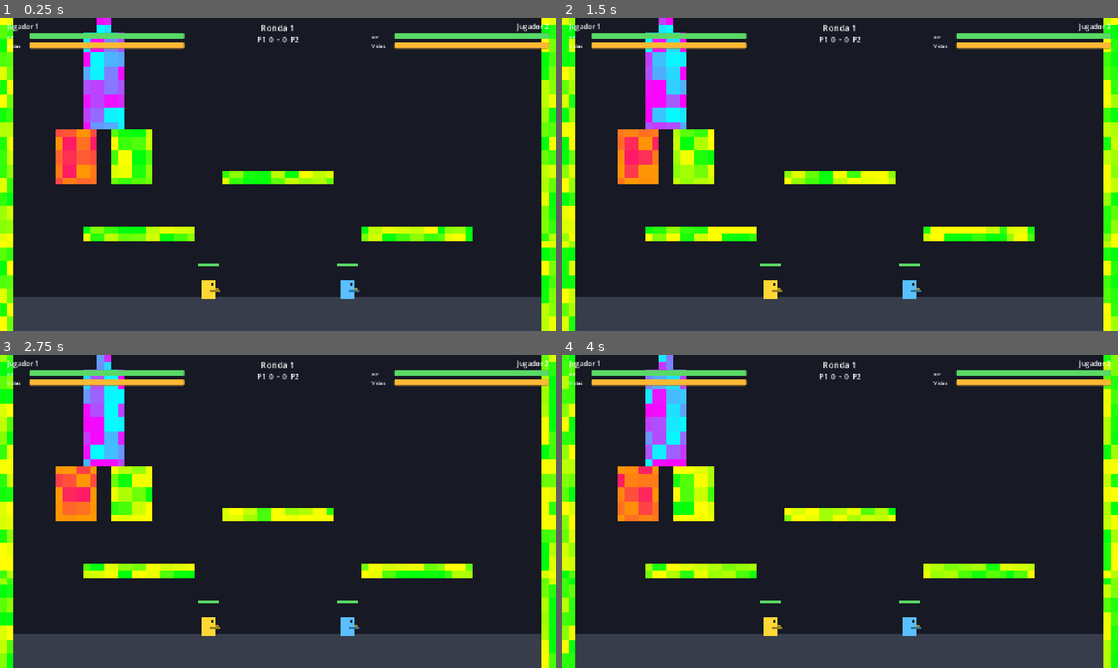
Above: before the commit, frames 1-4 (two rows, left to right).
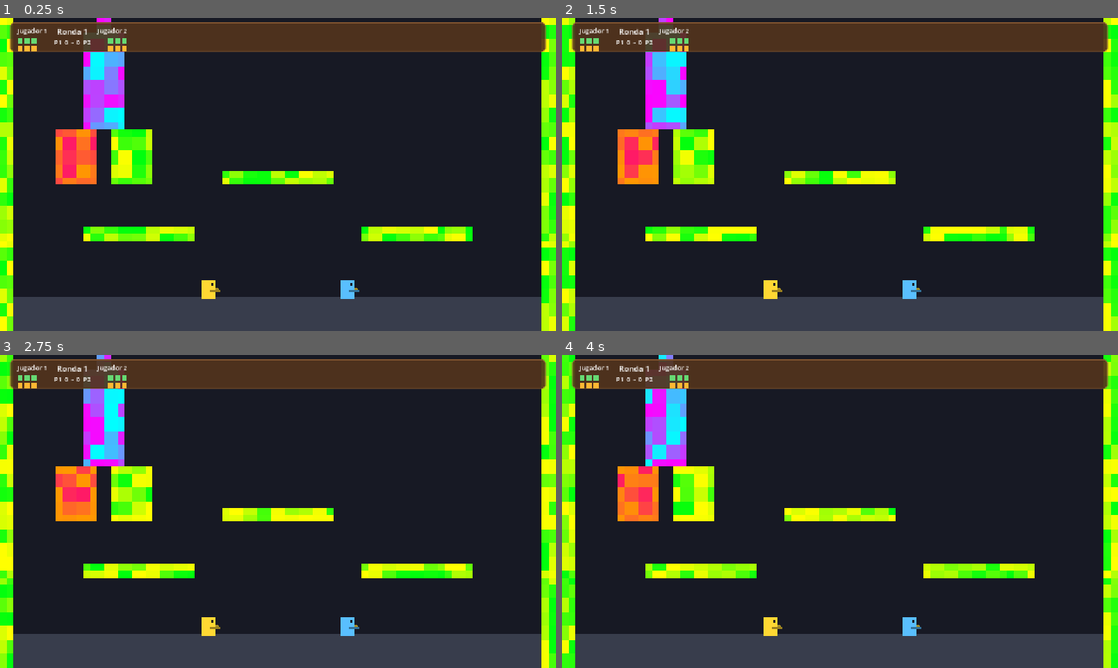
Above: after the commit, the same moments.

Repository: AdriR1ze/ONIET_Rounds
Game: Godot game, scene res://levels/test_level.tscn
The game is run twice, just before and just after one commit, with the same random seed, the same clock (stepped at 60 frames per second) and the same inputs. This scene is started directly instead of the project's main scene.
Inputs (mouse positions are in pixels of both pictures, inside the frame that each line leads up to):
- Up to frame 1 (0.25 s): no input
- Up to frame 2 (1.5 s): tap Enter at 0.5 s; move the mouse to (962, 158) at 0.52 s; click (962, 158) at 0.67 s; move the mouse to (728, 190) at 1.27 s; click (728, 190) at 1.42 s
- Up to frame 3 (2.75 s): move the mouse to (333, 442) at 2.02 s; click (333, 442) at 2.17 s
- Up to frame 4 (4 s): move the mouse to (812, 574) at 2.77 s; click (812, 574) at 2.92 s; move the mouse to (1006, 558) at 3.52 s; click (1006, 558) at 3.67 s

The runs differ from the first frame. In frame 1, 9.3% of the frame differs, in the area x 1-99%, y 1-80%; in frame 2, 9.3%; in frame 3, 9.3%; in frame 4, 9.3%.

Commit message:
audio manager

Diff:
--- /dev/null
+++ b/rounds/audio/audio_manager.gd
@@ -0,0 +1,122 @@
+extends Node
+
+const DIR_SFX := "res://audio/sfx/"
+const DIR_MUSICA := "res://audio/music/"
+const VOCES_SFX := 16
+const BUSES := ["Music", "SFX"]
+
+var _cache_sfx: Dictionary = {}
+var _cache_musica: Dictionary = {}
+var _voces: Array[AudioStreamPlayer] = []
+var _musica: AudioStreamPlayer
+var _musica_actual: String = ""
+var _indice_voz: int = 0
+
+
+func _ready() -> void:
+	process_mode = Node.PROCESS_MODE_ALWAYS
+	_asegurar_buses()
+	_musica = AudioStreamPlayer.new()
+	_musica.name = "Musica"
+	_musica.bus = "Music"
+	_musica.process_mode = Node.PROCESS_MODE_ALWAYS
+	add_child(_musica)
+	for i in VOCES_SFX:
+		var voz := AudioStreamPlayer.new()
+		voz.name = "SFX%d" % i
+		voz.bus = "SFX"
+		voz.process_mode = Node.PROCESS_MODE_ALWAYS
+		add_child(voz)
+		_voces.append(voz)
+	get_tree().node_added.connect(_on_nodo_agregado)
+	_conectar_botones(get_tree().root)
+	_conectar_juego()
+
+
+func reproducir(nombre: String, variacion_tono: float = 0.0) -> void:
+	var stream := _cargar(DIR_SFX + nombre + ".wav", _cache_sfx)
+	if stream == null:
+		return
+	var voz := _siguiente_voz()
+	voz.stream = stream
+	voz.pitch_scale = 1.0 if variacion_tono <= 0.0 else 1.0 + randf_range(-variacion_tono, variacion_tono)
+	voz.play()
+
+
+func reproducir_musica(nombre: String) -> void:
+	if nombre == _musica_actual and _musica.playing:
+		return
+	var stream := _cargar(DIR_MUSICA + nombre + ".wav", _cache_musica)
+	if stream == null:
+		return
+	if stream is AudioStreamWAV:
+		stream.loop_mode = AudioStreamWAV.LOOP_FORWARD
+		stream.loop_begin = 0
+		stream.loop_end = int(stream.get_length() * stream.mix_rate)
+	_musica.stream = stream
+	_musica.play()
+	_musica_actual = nombre
+
+
+func detener_musica() -> void:
+	_musica.stop()
+	_musica_actual = ""
+
+
+func pausar_musica(pausar: bool) -> void:
+	_musica.stream_paused = pausar
+
+
+func _asegurar_buses() -> void:
+	for bus in BUSES:
+		if AudioServer.get_bus_index(bus) != -1:
+			continue
+		var indice := AudioServer.bus_count
+		AudioServer.add_bus(indice)
+		AudioServer.set_bus_name(indice, bus)
+		AudioServer.set_bus_send(indice, "Master")
+
+
+func _cargar(ruta: String, cache: Dictionary) -> AudioStream:
+	if cache.has(ruta):
+		return cache[ruta]
+	if not ResourceLoader.exists(ruta):
+		return null
+	var stream: AudioStream = load(ruta)
+	cache[ruta] = stream
+	return stream
+
+
+func _siguiente_voz() -> AudioStreamPlayer:
+	for i in _voces.size():
+		var voz := _voces[(_indice_voz + i) % _voces.size()]
+		if not voz.playing:
+			_indice_voz = (_indice_voz + i + 1) % _voces.size()
+			return voz
+	var reemplazo := _voces[_indice_voz]
+	_indice_voz = (_indice_voz + 1) % _voces.size()
+	return reemplazo
+
+
+func _conectar_juego() -> void:
+	if RunManager == null:
+		return
+	RunManager.ronda_iniciada.connect(func(_ronda: int) -> void: reproducir("ronda_inicio"))
+	RunManager.ronda_terminada.connect(func(_ronda: int, _ganador: int) -> void: reproducir("ronda_ganada"))
+	RunManager.mejoras_cambiadas.connect(func(_numero: int) -> void: reproducir("mejora"))
+
+
+func _conectar_botones(nodo: Node) -> void:
+	if nodo is BaseButton and not nodo.pressed.is_connected(_reproducir_click):
+		nodo.pressed.connect(_reproducir_click)
+	for hijo in nodo.get_children():
+		_conectar_botones(hijo)
+
+
+func _on_nodo_agregado(nodo: Node) -> void:
+	if nodo is BaseButton and not nodo.pressed.is_connected(_reproducir_click):
+		nodo.pressed.connect(_reproducir_click)
+
+
+func _reproducir_click() -> void:
+	reproducir("ui_click", 0.03)
--- a/rounds/levels/test_level.gd
+++ b/rounds/levels/test_level.gd
@@ -1,4 +1,8 @@
 extends Node2D
+
+
+func _ready() -> void:
+	AudioManager.reproducir_musica("nivel")
 
 
 func _unhandled_input(event: InputEvent) -> void:
--- a/rounds/player/components/health_display.gd
+++ /dev/null
@@ -1,12 +0,0 @@
-extends ProgressBar
-
-
-func _ready() -> void:
-	var health: Node = get_parent().get_node_or_null("HealthComponent")
-	if health != null:
-		_on_health_changed(health.health, health.max_health)
-
-
-func _on_health_changed(current: int, maximum: int) -> void:
-	max_value = maxi(maximum, 1)
-	value = current
--- a/rounds/player/components/weapon_component.gd
+++ b/rounds/player/components/weapon_component.gd
@@ -67,6 +67,7 @@
 		bala.global_position = muzzle.global_position
 
 	_cooldown = 1.0 / maxf(_stat(&"fire_rate", 5.0), 0.1)
+	AudioManager.reproducir("disparo", 0.06)
 	fired.emit()
 	return true
 
--- a/rounds/player/player.gd
+++ b/rounds/player/player.gd
@@ -97,6 +97,7 @@
 func _handle_jump() -> void:
 	if _input.is_jump_just_pressed() and is_on_floor():
 		velocity.y = _stats.get_stat(&"jump_velocity")
+		AudioManager.reproducir("salto", 0.05)
 	if _input.is_jump_just_released() and velocity.y < 0.0:
 		velocity.y *= 0.5
 
@@ -117,7 +118,7 @@
 		_start_ragdoll()
 	if _input.is_quack_just_pressed():
 		quacked.emit(player_number)
-		print("Player %d: Quack!" % player_number)
+		AudioManager.reproducir("cuac", 0.08)
 
 
 func _update_crouch() -> void:
@@ -147,12 +148,14 @@
 
 
 func _on_damaged(_amount: int, source: Node) -> void:
+	AudioManager.reproducir("golpe", 0.1)
 	_hit_flash.play("hit")
 	if source != null and source is Node2D:
 		velocity += (global_position - (source as Node2D).global_position).normalized() * 220.0
 
 
 func _on_died() -> void:
+	AudioManager.reproducir("muerte")
 	velocity = Vector2.ZERO
 	can_control = false
 	current_state = PlayerState.RAGDOLL
--- a/rounds/player/player.tscn
+++ b/rounds/player/player.tscn
@@ -6,7 +6,6 @@
 [ext_resource type="Script" uid="uid://r1qm8xg76uvj" path="res://player/components/hurtbox_component.gd" id="4_hurtbox"]
 [ext_resource type="Script" uid="uid://0ycbvu1v1lrc" path="res://player/components/health_component.gd" id="5_health"]
 [ext_resource type="Script" uid="uid://c5jrbwt17go3d" path="res://player/components/player_input.gd" id="6_input"]
-[ext_resource type="Script" uid="uid://b4xrpeprwnkrb" path="res://player/components/health_display.gd" id="7_display"]
 [ext_resource type="Script" uid="uid://w3hi3xymg7fs" path="res://stats/stat_sheet.gd" id="8_stats"]
 
 [sub_resource type="RectangleShape2D" id="RectangleShape2D_stand"]
@@ -138,20 +137,6 @@
 &"hit": SubResource("Animation_hit")
 }
 
-[sub_resource type="StyleBoxFlat" id="StyleBoxFlat_hp_bg"]
-bg_color = Color(0.08, 0.09, 0.12, 0.85)
-corner_radius_top_left = 2
-corner_radius_top_right = 2
-corner_radius_bottom_right = 2
-corner_radius_bottom_left = 2
-
-[sub_resource type="StyleBoxFlat" id="StyleBoxFlat_hp_fill"]
-bg_color = Color(0.35, 0.85, 0.4, 1)
-corner_radius_top_left = 2
-corner_radius_top_right = 2
-corner_radius_bottom_right = 2
-corner_radius_bottom_left = 2
-
 [node name="Player" type="CharacterBody2D" unique_id=883916071 groups=["player"]]
 collision_layer = 2
 script = ExtResource("1_player")
@@ -217,19 +202,6 @@
 [node name="HitFlash" type="AnimationPlayer" parent="." unique_id=1685867087]
 libraries/ = SubResource("AnimationLibrary_hit")
 
-[node name="HealthBar" type="ProgressBar" parent="." unique_id=1197461591]
-offset_left = -24.0
-offset_top = -60.0
-offset_right = 24.0
-offset_bottom = -52.0
-max_value = 3.0
-value = 3.0
-show_percentage = false
-theme_override_styles/background = SubResource("StyleBoxFlat_hp_bg")
-theme_override_styles/fill = SubResource("StyleBoxFlat_hp_fill")
-script = ExtResource("7_display")
-
 [connection signal="hurt" from="HurtboxComponent" to="HealthComponent" method="apply_damage"]
 [connection signal="damaged" from="HealthComponent" to="." method="_on_damaged"]
 [connection signal="died" from="HealthComponent" to="." method="_on_died"]
-[connection signal="health_changed" from="HealthComponent" to="HealthBar" method="_on_health_changed"]
--- a/rounds/project.godot
+++ b/rounds/project.godot
@@ -21,6 +21,7 @@
 RunManager="*res://run/run_manager.gd"
 PauseManager="*res://ui/pause_manager.gd"
 Settings="*res://settings/settings.gd"
+AudioManager="*res://audio/audio_manager.gd"
 
 [display]
 
--- a/rounds/ui/main_menu.gd
+++ b/rounds/ui/main_menu.gd
@@ -18,6 +18,7 @@
 
 func _ready() -> void:
 	get_tree().paused = false
+	AudioManager.reproducir_musica("menu")
 	_controles.visible = false
 	_poblar(_rondas, OPCIONES_RONDAS, RunManager.rondas_para_ganar)
 	_poblar(_vidas, OPCIONES_VIDAS, RunManager.vidas_por_ronda)
--- a/rounds/ui/match_hud.gd
+++ b/rounds/ui/match_hud.gd
@@ -1,25 +1,42 @@
 extends CanvasLayer
 
-@onready var _ronda: Label = $Barra/HBox/Centro/Ronda
-@onready var _marcador: Label = $Barra/HBox/Centro/Marcador
-@onready var _p1_hp: ProgressBar = $Barra/HBox/Izquierda/FilaHP/HP
-@onready var _p1_vidas: ProgressBar = $Barra/HBox/Izquierda/FilaVidas/Vidas
-@onready var _p2_hp: ProgressBar = $Barra/HBox/Derecha/FilaHP/HP
-@onready var _p2_vidas: ProgressBar = $Barra/HBox/Derecha/FilaVidas/Vidas
+const COLOR_HP := Color(0.4, 0.85, 0.45, 1)
+const COLOR_HP_VACIO := Color(0.14, 0.11, 0.08, 0.65)
+const COLOR_VIDA := Color(1, 0.72, 0.2, 1)
+const COLOR_VIDA_VACIO := Color(0.14, 0.11, 0.08, 0.65)
+const TAMANO_PIP := 12.0
+
+@onready var _ronda: Label = $Fondo/Margin/HBox/Centro/Ronda
+@onready var _marcador: Label = $Fondo/Margin/HBox/Centro/Marcador
+@onready var _p1_hp: HBoxContainer = $Fondo/Margin/HBox/Izquierda/HP
+@onready var _p1_vidas: HBoxContainer = $Fondo/Margin/HBox/Izquierda/Vidas
+@onready var _p2_hp: HBoxContainer = $Fondo/Margin/HBox/Derecha/HP
+@onready var _p2_vidas: HBoxContainer = $Fondo/Margin/HBox/Derecha/Vidas
 
 
 func _process(_delta: float) -> void:
 	_ronda.text = "Ronda %d" % maxi(RunManager.ronda, 1)
 	_marcador.text = "P1  %d  -  %d  P2" % [RunManager.marcador_de(1), RunManager.marcador_de(2)]
-	_actualizar_jugador(1, _p1_hp, _p1_vidas)
-	_actualizar_jugador(2, _p2_hp, _p2_vidas)
+	_pintar_pips(_p1_hp, _salud(1), _salud_max(1), COLOR_HP, COLOR_HP_VACIO)
+	_pintar_pips(_p1_vidas, RunManager.vidas_de(1), RunManager.vidas_por_ronda, COLOR_VIDA, COLOR_VIDA_VACIO)
+	_pintar_pips(_p2_hp, _salud(2), _salud_max(2), COLOR_HP, COLOR_HP_VACIO)
+	_pintar_pips(_p2_vidas, RunManager.vidas_de(2), RunManager.vidas_por_ronda, COLOR_VIDA, COLOR_VIDA_VACIO)
 
 
-func _actualizar_jugador(numero: int, hp: ProgressBar, vidas: ProgressBar) -> void:
-	hp.max_value = maxi(_salud_max(numero), 1)
-	hp.value = _salud(numero)
-	vidas.max_value = maxi(RunManager.vidas_por_ronda, 1)
-	vidas.value = RunManager.vidas_de(numero)
+func _pintar_pips(contenedor: HBoxContainer, valor: int, maximo: int, color: Color, color_vacio: Color) -> void:
+	var total := maxi(maximo, 1)
+	while contenedor.get_child_count() < total:
+		var pip := ColorRect.new()
+		pip.custom_minimum_size = Vector2(TAMANO_PIP, TAMANO_PIP)
+		pip.mouse_filter = Control.MOUSE_FILTER_IGNORE
+		contenedor.add_child(pip)
+	while contenedor.get_child_count() > total:
+		var sobrante := contenedor.get_child(contenedor.get_child_count() - 1)
+		contenedor.remove_child(sobrante)
+		sobrante.queue_free()
+	for i in total:
+		var pip := contenedor.get_child(i) as ColorRect
+		pip.color = color if i < valor else color_vacio
 
 
 func _salud(numero: int) -> int:
--- a/rounds/ui/match_hud.tscn
+++ b/rounds/ui/match_hud.tscn
@@ -1,166 +1,96 @@
-[gd_scene load_steps=6 format=3]
+[gd_scene load_steps=3 format=3]
 
 [ext_resource type="Script" path="res://ui/match_hud.gd" id="1_hud"]
 
-[sub_resource type="StyleBoxFlat" id="StyleBoxFlat_hp_bg"]
-bg_color = Color(0.08, 0.09, 0.12, 0.85)
-corner_radius_top_left = 3
-corner_radius_top_right = 3
-corner_radius_bottom_right = 3
-corner_radius_bottom_left = 3
-
-[sub_resource type="StyleBoxFlat" id="StyleBoxFlat_hp_fill"]
-bg_color = Color(0.35, 0.85, 0.4, 1)
-corner_radius_top_left = 3
-corner_radius_top_right = 3
-corner_radius_bottom_right = 3
-corner_radius_bottom_left = 3
-
-[sub_resource type="StyleBoxFlat" id="StyleBoxFlat_vidas_bg"]
-bg_color = Color(0.08, 0.09, 0.12, 0.85)
-corner_radius_top_left = 3
-corner_radius_top_right = 3
-corner_radius_bottom_right = 3
-corner_radius_bottom_left = 3
-
-[sub_resource type="StyleBoxFlat" id="StyleBoxFlat_vidas_fill"]
-bg_color = Color(1, 0.72, 0.2, 1)
-corner_radius_top_left = 3
-corner_radius_top_right = 3
-corner_radius_bottom_right = 3
-corner_radius_bottom_left = 3
+[sub_resource type="StyleBoxFlat" id="StyleBoxFlat_fondo"]
+bg_color = Color(0.32, 0.2, 0.11, 0.92)
+border_width_left = 2
+border_width_top = 2
+border_width_right = 2
+border_width_bottom = 2
+border_color = Color(0.55, 0.36, 0.2, 1)
+corner_radius_top_left = 8
+corner_radius_top_right = 8
+corner_radius_bottom_right = 8
+corner_radius_bottom_left = 8
 
 [node name="MatchHUD" type="CanvasLayer"]
 layer = 5
 script = ExtResource("1_hud")
 
-[node name="Barra" type="MarginContainer" parent="."]
+[node name="Fondo" type="Panel" parent="."]
 anchors_preset = 10
 anchor_right = 1.0
-offset_left = 16.0
-offset_top = 8.0
-offset_right = -16.0
-offset_bottom = 104.0
+offset_left = 24.0
+offset_top = 10.0
+offset_right = -24.0
+offset_bottom = 78.0
 grow_horizontal = 2
+theme_override_styles/panel = SubResource("StyleBoxFlat_fondo")
 
-[node name="HBox" type="HBoxContainer" parent="Barra"]
+[node name="Margin" type="MarginContainer" parent="Fondo"]
 layout_mode = 2
-theme_override_constants/separation = 12
+theme_override_constants/margin_left = 16
+theme_override_constants/margin_top = 8
+theme_override_constants/margin_right = 16
+theme_override_constants/margin_bottom = 8
 
-[node name="Izquierda" type="VBoxContainer" parent="Barra/HBox"]
+[node name="HBox" type="HBoxContainer" parent="Fondo/Margin"]
+layout_mode = 2
+theme_override_constants/separation = 16
+
+[node name="Izquierda" type="VBoxContainer" parent="Fondo/Margin/HBox"]
 layout_mode = 2
 size_flags_horizontal = 3
+theme_override_constants/separation = 6
+
+[node name="Nombre" type="Label" parent="Fondo/Margin/HBox/Izquierda"]
+layout_mode = 2
+theme_override_font_sizes/font_size = 15
+text = "Jugador 1"
+
+[node name="HP" type="HBoxContainer" parent="Fondo/Margin/HBox/Izquierda"]
+layout_mode = 2
 theme_override_constants/separation = 4
 
-[node name="Nombre" type="Label" parent="Barra/HBox/Izquierda"]
+[node name="Vidas" type="HBoxContainer" parent="Fondo/Margin/HBox/Izquierda"]
 layout_mode = 2
-theme_override_font_sizes/font_size = 16
-text = "Jugador 1"
+theme_override_constants/separation = 4
 
-[node name="FilaHP" type="HBoxContainer" parent="Barra/HBox/Izquierda"]
-layout_mode = 2
-theme_override_constants/separation = 6
-
-[node name="Etiqueta" type="Label" parent="Barra/HBox/Izquierda/FilaHP"]
-custom_minimum_size = Vector2(46, 0)
-layout_mode = 2
-theme_override_font_sizes/font_size = 12
-text = "HP"
-
-[node name="HP" type="ProgressBar" parent="Barra/HBox/Izquierda/FilaHP"]
-custom_minimum_size = Vector2(240, 14)
-layout_mode = 2
-size_flags_horizontal = 3
-max_value = 3.0
-value = 3.0
-show_percentage = false
-theme_override_styles/background = SubResource("StyleBoxFlat_hp_bg")
-theme_override_styles/fill = SubResource("StyleBoxFlat_hp_fill")
-
-[node name="FilaVidas" type="HBoxContainer" parent="Barra/HBox/Izquierda"]
-layout_mode = 2
-theme_override_constants/separation = 6
-
-[node name="Etiqueta" type="Label" parent="Barra/HBox/Izquierda/FilaVidas"]
-custom_minimum_size = Vector2(46, 0)
-layout_mode = 2
-theme_override_font_sizes/font_size = 12
-text = "Vidas"
-
-[node name="Vidas" type="ProgressBar" parent="Barra/HBox/Izquierda/FilaVidas"]
-custom_minimum_size = Vector2(240, 14)
-layout_mode = 2
-size_flags_horizontal = 3
-max_value = 3.0
-value = 3.0
-show_percentage = false
-theme_override_styles/background = SubResource("StyleBoxFlat_vidas_bg")
-theme_override_styles/fill = SubResource("StyleBoxFlat_vidas_fill")
-
-[node name="Centro" type="VBoxContainer" parent="Barra/HBox"]
+[node name="Centro" type="VBoxContainer" parent="Fondo/Margin/HBox"]
 layout_mode = 2
 size_flags_horizontal = 3
 theme_override_constants/separation = 2
 
-[node name="Ronda" type="Label" parent="Barra/HBox/Centro"]
+[node name="Ronda" type="Label" parent="Fondo/Margin/HBox/Centro"]
 layout_mode = 2
-theme_override_font_sizes/font_size = 20
+theme_override_font_sizes/font_size = 18
 horizontal_alignment = 1
 text = "Ronda 1"
 
-[node name="Marcador" type="Label" parent="Barra/HBox/Centro"]
+[node name="Marcador" type="Label" parent="Fondo/Margin/HBox/Centro"]
 layout_mode = 2
-theme_override_font_sizes/font_size = 16
+theme_override_font_sizes/font_size = 14
 horizontal_alignment = 1
 text = "P1  0  -  0  P2"
 
-[node name="Derecha" type="VBoxContainer" parent="Barra/HBox"]
+[node name="Derecha" type="VBoxContainer" parent="Fondo/Margin/HBox"]
 layout_mode = 2
 size_flags_horizontal = 3
-theme_override_constants/separation = 4
+theme_override_constants/separation = 6
 
-[node name="Nombre" type="Label" parent="Barra/HBox/Derecha"]
+[node name="Nombre" type="Label" parent="Fondo/Margin/HBox/Derecha"]
 layout_mode = 2
-theme_override_font_sizes/font_size = 16
+theme_override_font_sizes/font_size = 15
 horizontal_alignment = 2
 text = "Jugador 2"
 
-[node name="FilaHP" type="HBoxContainer" parent="Barra/HBox/Derecha"]
+[node name="HP" type="HBoxContainer" parent="Fondo/Margin/HBox/Derecha"]
 layout_mode = 2
-theme_override_constants/separation = 6
+alignment = 2
+theme_override_constants/separation = 4
 
-[node name="Etiqueta" type="Label" parent="Barra/HBox/Derecha/FilaHP"]
-custom_minimum_size = Vector2(46, 0)
+[node name="Vidas" type="HBoxContainer" parent="Fondo/Margin/HBox/Derecha"]
 layout_mode = 2
-theme_override_font_sizes/font_size = 12
-text = "HP"
-
-[node name="HP" type="ProgressBar" parent="Barra/HBox/Derecha/FilaHP"]
-custom_minimum_size = Vector2(240, 14)
-layout_mode = 2
-size_flags_horizontal = 3
-max_value = 3.0
-value = 3.0
-show_percentage = false
-theme_override_styles/background = SubResource("StyleBoxFlat_hp_bg")
-theme_override_styles/fill = SubResource("StyleBoxFlat_hp_fill")
-
-[node name="FilaVidas" type="HBoxContainer" parent="Barra/HBox/Derecha"]
-layout_mode = 2
-theme_override_constants/separation = 6
-
-[node name="Etiqueta" type="Label" parent="Barra/HBox/Derecha/FilaVidas"]
-custom_minimum_size = Vector2(46, 0)
-layout_mode = 2
-theme_override_font_sizes/font_size = 12
-text = "Vidas"
-
-[node name="Vidas" type="ProgressBar" parent="Barra/HBox/Derecha/FilaVidas"]
-custom_minimum_size = Vector2(240, 14)
-layout_mode = 2
-size_flags_horizontal = 3
-max_value = 3.0
-value = 3.0
-show_percentage = false
-theme_override_styles/background = SubResource("StyleBoxFlat_vidas_bg")
-theme_override_styles/fill = SubResource("StyleBoxFlat_vidas_fill")
+alignment = 2
+theme_override_constants/separation = 4
--- a/rounds/ui/upgrade_screen.gd
+++ b/rounds/ui/upgrade_screen.gd
@@ -89,9 +89,11 @@
 		if Input.is_action_just_pressed(_accion(numero, "left")):
 			_indices[numero] = wrapi(_indices[numero] - 1, 0, total)
 			_actualizar_seleccion()
+			AudioManager.reproducir("ui_mover", 0.05)
 		if Input.is_action_just_pressed(_accion(numero, "right")):
 			_indices[numero] = wrapi(_indices[numero] + 1, 0, total)
 			_actualizar_seleccion()
+			AudioManager.reproducir("ui_mover", 0.05)
 		if Input.is_action_just_pressed(_accion(numero, "fire")):
 			_confirmar(numero)
 
Not shown, added: rounds/audio/audio_manager.gd.uid
Not shown, added: rounds/audio/music/menu.wav.import
Not shown, added: rounds/audio/music/nivel.wav.import
Not shown, added: rounds/audio/sfx/cuac.wav.import
Not shown, added: rounds/audio/sfx/disparo.wav.import
Not shown, added: rounds/audio/sfx/golpe.wav.import
Not shown, added: rounds/audio/sfx/mejora.wav.import
Not shown, added: rounds/audio/sfx/muerte.wav.import
Not shown, added: rounds/audio/sfx/ronda_ganada.wav.import
Not shown, added: rounds/audio/sfx/ronda_inicio.wav.import
Not shown, added: rounds/audio/sfx/salto.wav.import
Not shown, added: rounds/audio/sfx/ui_click.wav.import
(and 17 more such lines)
